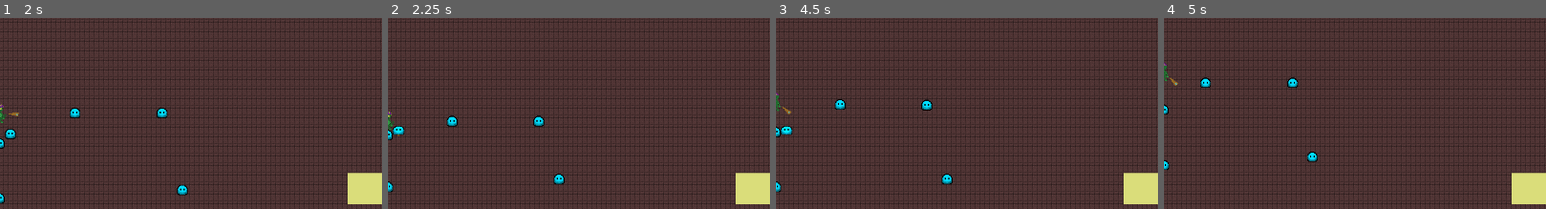
Above: before the commit, frames 1-4 (left to right).
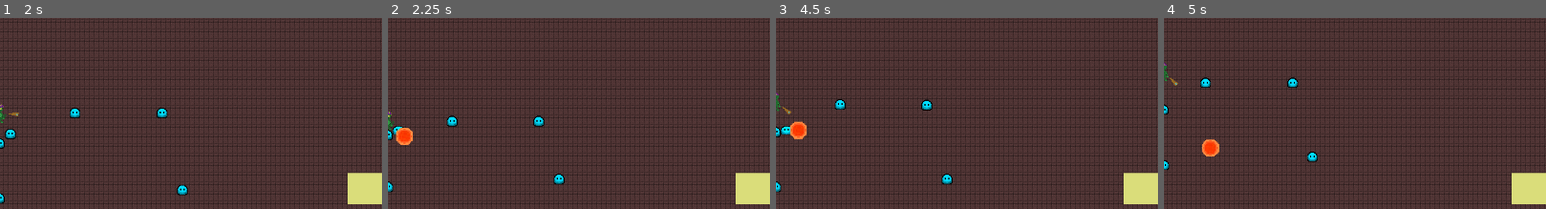
Above: after the commit, the same moments.

Repository: bentuttle2000/Game-Jam-F2021-2pm
Game: Godot game, scene res://Stages/StartScreen.tscn
Two runs of this game, one before a commit and one after it. Both use one fixed random seed, a clock stepped at 60 frames per second and the inputs below.
Inputs (mouse positions are % of the whole screen's width and height, from its top left):
- Up to frame 1 (2 s): click (50, 46) at 0.5 s; move the mouse to (72, 45) at 1.27 s; press the mouse at (72, 45) at 1.28 s; hold D (ui_right) from 1.28 s (still down)
- Up to frame 2 (2.25 s): move the mouse to (30, 55) at 2.02 s; release D (ui_right) at 2.03 s; release the mouse at (30, 55) at 2.03 s; hold S (ui_down) from 2.03 s (still down); tap E (use_action) at 2.1 s
- Up to frame 3 (4.5 s): release S (ui_down) at 2.75 s; click (50, 42) at 2.75 s; move the mouse to (60, 28) at 3.52 s; press the mouse at (60, 28) at 3.53 s; hold D (ui_right) 3.53-4.28 s; move the mouse to (45, 70) at 4.27 s; release the mouse at (45, 70) at 4.28 s; hold W (ui_up) from 4.28 s (still down); tap E (use_action) at 4.35 s
- Up to frame 4 (5 s): keep holding W (ui_up)
The pictures show only the part of the screen within x 24-74%, y 14-64%; the shares and areas given below are measured in that part.

Frame 1 is identical in both runs. In frame 2, 0.4% of the frame differs, in the area x 2-7%, y 57-67%; in frame 3, 0.4%; in frame 4, 0.4%.

Commit message:
Charged Projectile Buff
When the projectile is charged it will penetrate through targets and shrink when colliding with an enemy.

Diff:
--- a/GameJam/Scripts/Projectile.gd
+++ b/GameJam/Scripts/Projectile.gd
@@ -22,7 +22,10 @@
 func _on_Projectile_body_entered(body):
 	if "Enemy" in body.name:
 		body.dead();
-	queue_free();
+		#Allows for projectile to penetrate targets when charged
+		power = power - 0.2;
+		if power <= 1.2:
+			queue_free();
 
 
 func _on_VisibilityNotifier2D_screen_exited():
